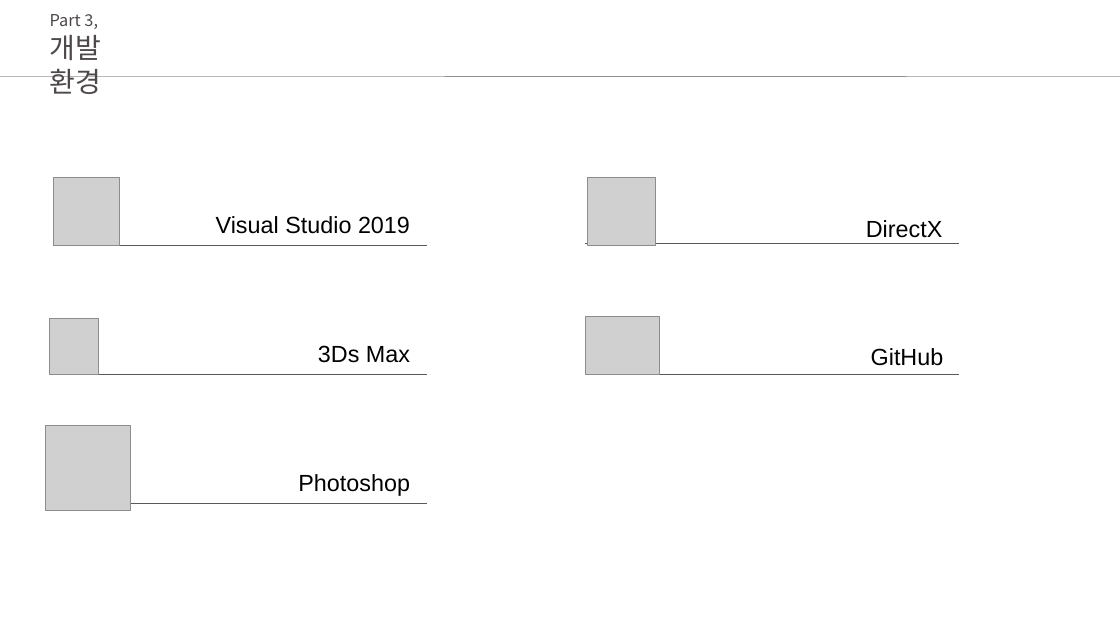
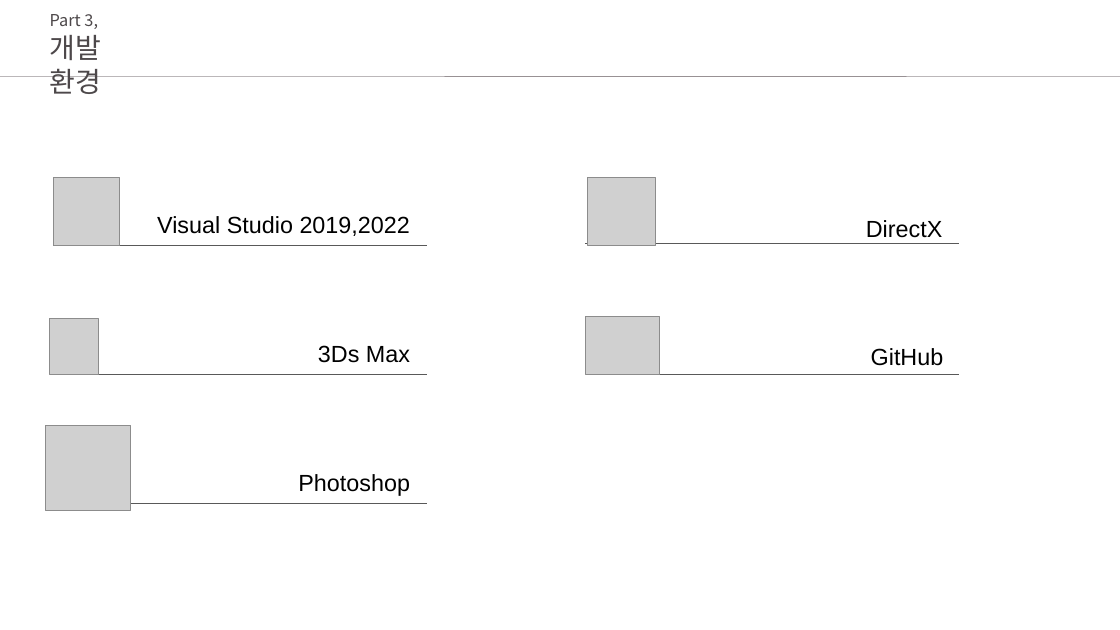
Before and after one commit to ghk01214/KPUFinalGame-deprecated-, a slide deck: slide 6 of docs/초안.pptx. Drawn at 1120x630 pixels with LibreOffice and Linux fonts; fonts in the diff are those of the drawing; grey boxes stand for pictures. Boxes give left, top, right and bottom in pixels: in the first picture for what was removed or moved away, otherwise in the second. Text is boxed around its words. In the diff, an @@ line names an element or a change of style, - is before the commit and + after.

```diff
--- a/docs/초안.pptx
+++ b/docs/초안.pptx
@@ text at <box>157,216,410,236</box>: text changed @@
-Visual Studio 2019
+Visual Studio 2019,2022
```
Also in this commit, not shown: 1 other slide changed, 2 slides added.
